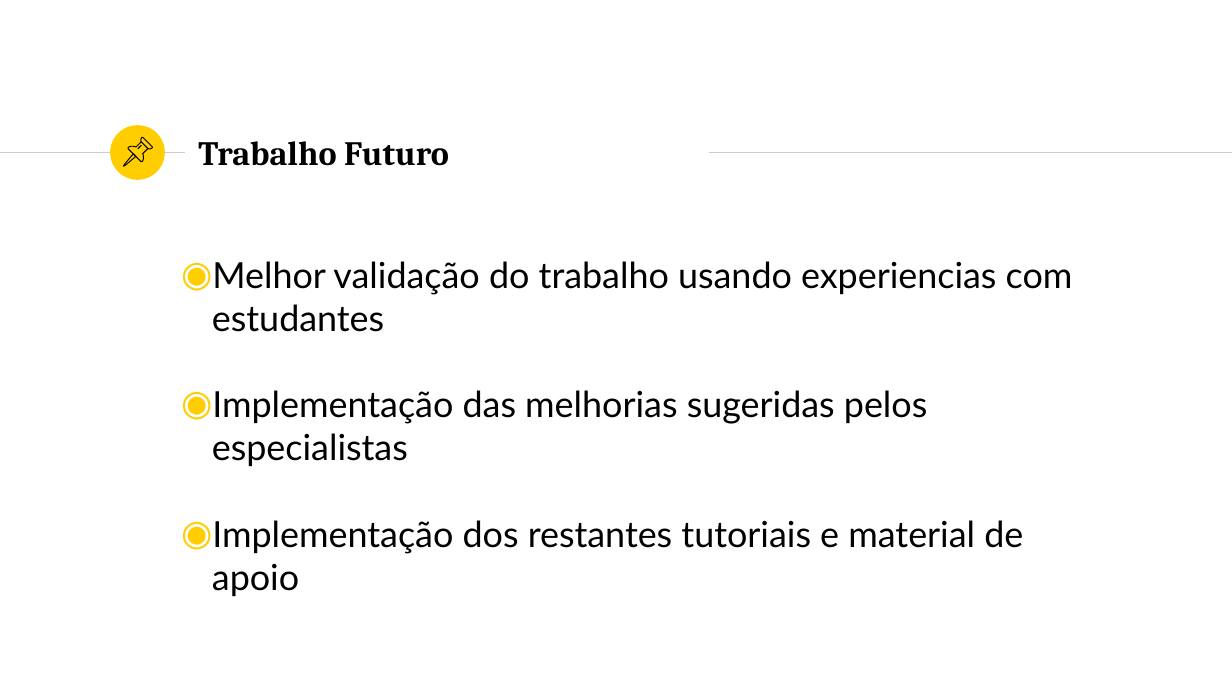
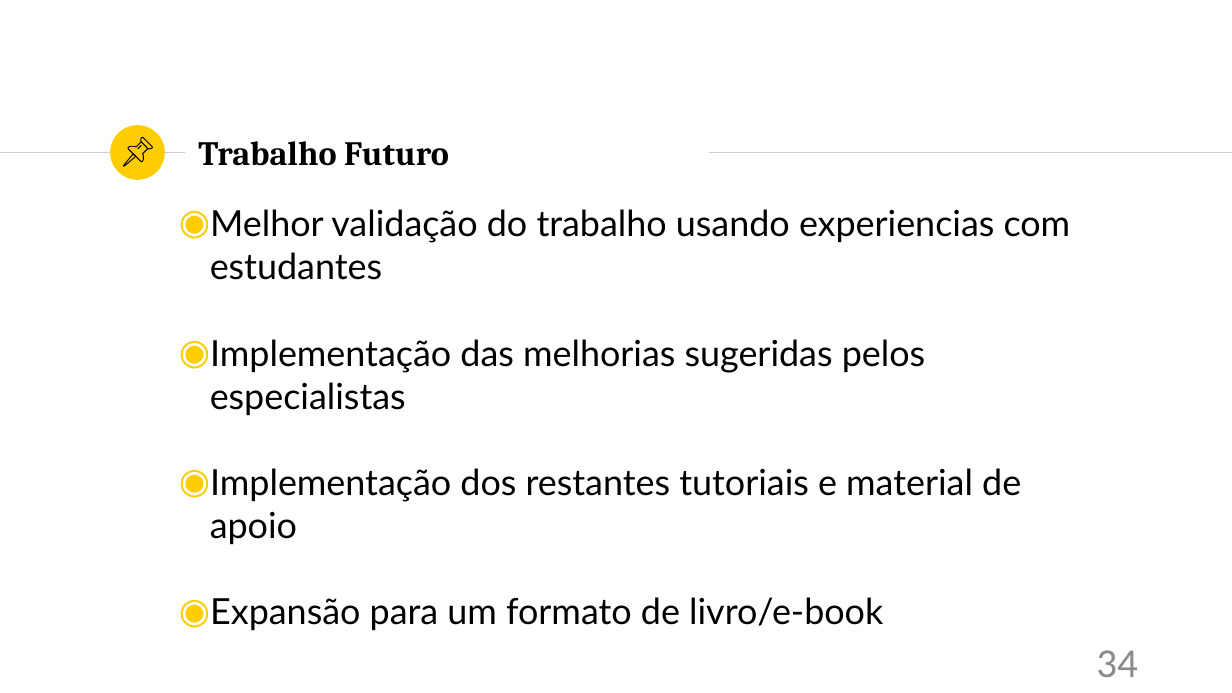
Before and after one commit to LuisEduardoReis/DISS_games, a slide deck: slide 34 of apresentacao/apresentacao.pptx (slide 31 before the commit). Drawn at 1232x693 pixels with LibreOffice and Linux fonts; fonts in the diff are those of the drawing. Boxes give left, top, right and bottom in pixels: in the first picture for what was removed or moved away, otherwise in the second. Text is boxed around its words. In the diff, an @@ line names an element or a change of style, - is before the commit and + after.

```diff
--- a/apresentacao/apresentacao.pptx
+++ b/apresentacao/apresentacao.pptx
@@ text "Melhor validação do trabalho usando ...": place and size @@
-text "Melhor validação do trabalho usando ..." at box(212, 261, 1073, 596)
+text "Melhor validação do trabalho usando ..." at box(210, 209, 1071, 630)
@@ text at box(210, 597, 883, 630): paragraph added @@
+◉ Expansão para um formato de livro/e-book
@@ page number added at box(1096, 650, 1138, 677), 32 pt, text #8C8C8C @@
+34
```
Also in this commit, not shown: 30 other slides changed, 3 slides added, 1 other file.
